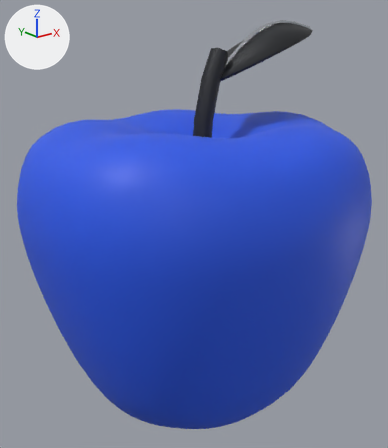
The glTF model public/models/sport/nutrition.glb as it was, and as the next commit left it.
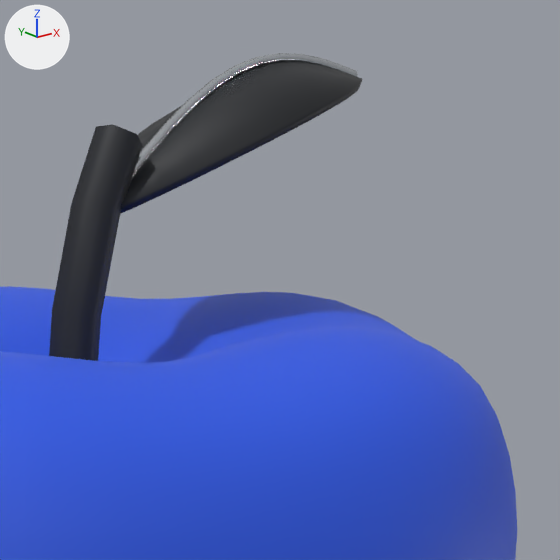
Each version appears first whole from a 50 mm camera at (-1.695, -2.037, 0.825) aimed at (-0.04, 0.031, -0.002), and next in a close-up on the part from 45% to 100% of the width and 0% to 48% of the height. Every picture has the same lights, and +X, +Y and +Z are marked at upper left. The older version's two pictures come first. Where no turn or scale is listed for an object, it has been applied to the vertices.

The first close-up shows 'SM_AppleBody', 'SM_AppleLeaf', 'SM_AppleStem', 'SM_LeafVein'.
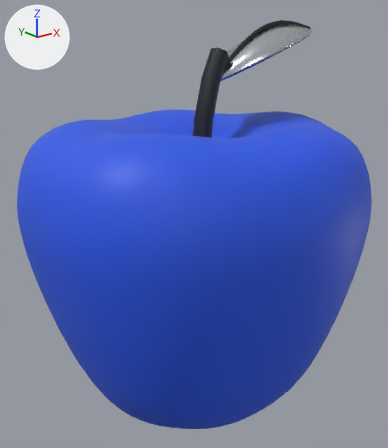
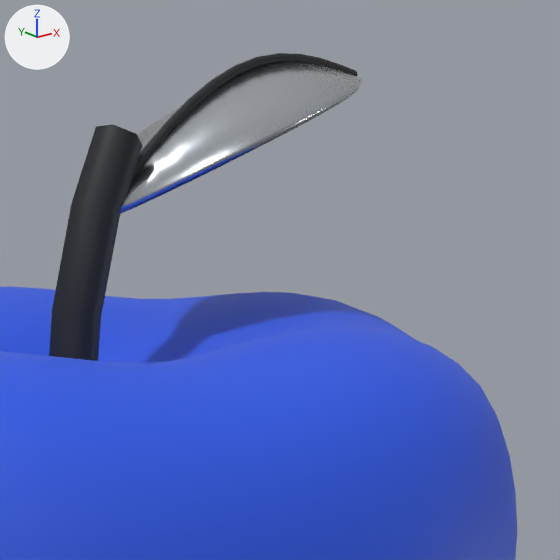
Location of each change, [x1, y1, x2, y2] in pixels of the close-ups (560 x 560 px):
'SM_AppleLeaf', recoloured (black to light grey): [121, 61, 362, 213] in both
'SM_LeafVein', recoloured: [133, 53, 358, 175] in both

The change, as a list of edits to the scene's bpy script:
```text
Change me_sm_appleleaf_mesh:
    where me_sm_appleleaf_mesh.from_pydata(...)  # 94 vertices, 184 faces; spans x 0.0..0.714, y -0.195..0.195, z -0.012..0.287
    remove me_sm_appleleaf_mesh.materials.append(mat_liftgraphite)  # black #1b1e23
    add me_sm_appleleaf_mesh.materials.append(mat_liftsilver)  # light grey #c7ccd2
Change me_sm_leafvein_mesh:
    where me_sm_leafvein_mesh.from_pydata(...)  # 78 vertices, 144 faces; spans x 0.0..0.7, y -0.013..0.006, z -0.003..0.299
    remove me_sm_leafvein_mesh.materials.append(mat_liftsilver)  # light grey #c7ccd2
    add me_sm_leafvein_mesh.materials.append(mat_liftgraphite)  # black #1b1e23
```
